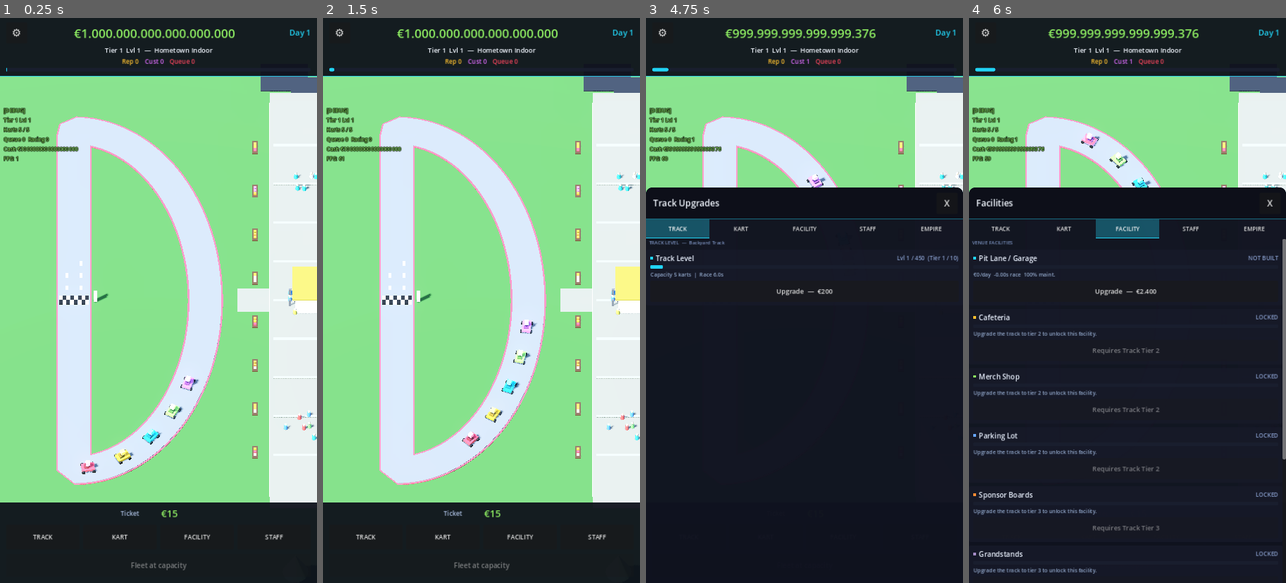
Above: before the commit, frames 1-4 (left to right).
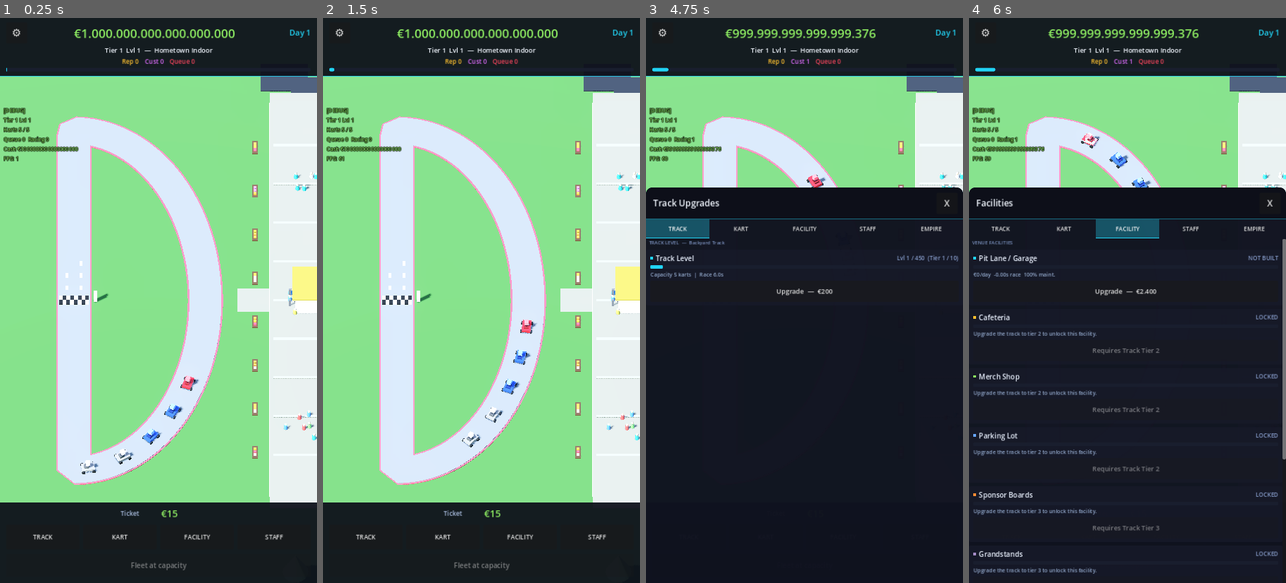
Above: after the commit, the same moments.

Repository: huubvreeker-create/Tycoon
Game: Godot game, scene res://scenes/main.tscn
Two runs of this game, one before a commit and one after it. Both use one fixed random seed, a clock stepped at 60 frames per second and the inputs below.
Inputs:
- Up to frame 1 (0.25 s): no input
- Up to frame 2 (1.5 s): click "⚙" at 0.5 s; click "TRACK" at 1.25 s
- Up to frame 3 (4.75 s): click "KART" at 2 s; click "FACILITY" at 2.75 s; click "STAFF" at 3.5 s; click "TRACK" at 4.25 s
- Up to frame 4 (6 s): click "KART" at 5 s; click "FACILITY" at 5.75 s

The runs differ from the first frame. In frame 1, 0.3% of the frame differs, in the area x 25-62%, y 63-81%; in frame 2, 0.3%; in frame 3, less than 0.1%; in frame 4, 0.2%.

Commit message:
F1-style team livery: shared 10-team palette across karts + garages
Replaced the generic kart palette and the placeholder garage colours
with a single SHARED team table living on Track. Ten livery slots,
two with split-colour accents:

  1.  Grey
  2.  Blue + Red accent
  3.  Red
  4.  Orange
  5.  Green
  6.  Light Blue
  7.  Navy + White accent
  8.  White
  9.  Royal Dark Blue
  10. Black

Karts pair up by team (karts 0+1 = team 0, karts 2+3 = team 1, ...
wrapping after 10), so every team in the paddock fields exactly two
identical liveries — same way real F1 teams field two cars under one
garage. At tier 10 (22 karts) team 0 picks up the two extras.

Garage doors now pull from the same Track.TEAM_PRIMARY_COLORS and
Track.TEAM_ACCENT_COLORS arrays, with a public team_has_accent()
helper. Split-livery teams get a horizontally split door (top half
primary, bottom half accent) for the Williams-style two-tone look;
solid teams keep a single-colour panel. Roof tags above each door
match the primary colour.

Teams 7 and 9 (both originally pure dark blue) re-coloured slightly
apart — team 7 is deep navy, team 9 is brighter royal blue — so
Williams and the second dark-blue team aren't visually identical.

https://claude.ai/code/session_01Sbv8ExRy1Fimm5caf9TfDv

Diff:
--- a/scripts/facility_visuals.gd
+++ b/scripts/facility_visuals.gd
@@ -25,20 +25,9 @@
 	Color(0.86, 0.42, 0.98),
 	Color(1.00, 0.55, 0.20),
 ]
-# Per-garage team colours so each pit bay has its own identity, like
-# a real F1 paddock with 10+ teams sharing one pit lane.
-const _GARAGE_TEAM_COLORS: Array[Color] = [
-	Color(0.96, 0.27, 0.36),  # red
-	Color(0.13, 0.45, 0.96),  # blue
-	Color(0.20, 0.85, 0.55),  # green
-	Color(0.99, 0.75, 0.18),  # yellow
-	Color(0.86, 0.42, 0.98),  # purple
-	Color(1.00, 0.55, 0.20),  # orange
-	Color(0.13, 0.83, 0.96),  # cyan
-	Color(0.95, 0.95, 0.95),  # white
-	Color(0.95, 0.30, 0.65),  # pink
-	Color(0.50, 0.30, 0.95),  # indigo
-]
+# Pit-bay team identities are sourced from Track.TEAM_PRIMARY_COLORS
+# at build time so the garage doors and the karts always wear the
+# same liveries.
 
 @export var track_path: NodePath
 
@@ -526,9 +515,14 @@
 		else:
 			bay_p = float(i) / float(bays - 1)
 		var bay_x: float = lerpf(garage_first_x, garage_last_x, bay_p)
-		# Each bay gets a different team colour for the door — looks
-		# like real F1 paddock with multiple teams sharing the pit lane.
-		var team_color: Color = _GARAGE_TEAM_COLORS[i % _GARAGE_TEAM_COLORS.size()]
+		# Pull the team's primary + optional accent from the shared
+		# track palette so the garage and the kart pair share livery.
+		var team_index: int = i % _track.TEAM_PRIMARY_COLORS.size()
+		var team_color: Color = _track.TEAM_PRIMARY_COLORS[team_index]
+		var has_accent: bool = _track.team_has_accent(team_index)
+		var accent_color: Color = (
+			_track.TEAM_ACCENT_COLORS[team_index] if has_accent else team_color
+		)
 		# Garage body — neutral dark grey so the team doors pop against it.
 		var garage := MeshInstance3D.new()
 		var gbm := BoxMesh.new()
@@ -541,21 +535,54 @@
 		garage.material_override = gmat
 		garage.position = Vector3(bay_x, bay_h * 0.5, garage_z)
 		parent.add_child(garage)
-		# Team-coloured door panel facing the pit lane (south face).
-		var door := MeshInstance3D.new()
-		var dbm2 := BoxMesh.new()
-		dbm2.size = Vector3(bay_w * 0.78, bay_h * 0.75, 0.06)
-		door.mesh = dbm2
-		var door_mat := StandardMaterial3D.new()
-		door_mat.albedo_color = team_color
-		door_mat.emission_enabled = true
-		door_mat.emission = team_color
-		door_mat.emission_energy_multiplier = 0.6
-		door.material_override = door_mat
-		door.position = Vector3(bay_x, bay_h * 0.4,
-			garage_z - bay_d * 0.5 - 0.04)
-		parent.add_child(door)
-		# Roof tag block in the same team colour above the door.
+		# Team-coloured door panel facing the pit lane (south face). For
+		# split-livery teams (Blue+Red, DarkBlue+White), draw the door
+		# as TOP HALF primary + BOTTOM HALF accent.
+		var door_z: float = garage_z - bay_d * 0.5 - 0.04
+		var door_full_w: float = bay_w * 0.78
+		var door_full_h: float = bay_h * 0.75
+		if has_accent:
+			# Top half = primary, bottom half = accent.
+			var door_top := MeshInstance3D.new()
+			var dbm_top := BoxMesh.new()
+			dbm_top.size = Vector3(door_full_w, door_full_h * 0.5, 0.06)
+			door_top.mesh = dbm_top
+			var dt_mat := StandardMaterial3D.new()
+			dt_mat.albedo_color = team_color
+			dt_mat.emission_enabled = true
+			dt_mat.emission = team_color
+			dt_mat.emission_energy_multiplier = 0.6
+			door_top.material_override = dt_mat
+			door_top.position = Vector3(bay_x,
+				bay_h * 0.4 + door_full_h * 0.25, door_z)
+			parent.add_child(door_top)
+			var door_bot := MeshInstance3D.new()
+			var dbm_bot := BoxMesh.new()
+			dbm_bot.size = Vector3(door_full_w, door_full_h * 0.5, 0.06)
+			door_bot.mesh = dbm_bot
+			var db_mat := StandardMaterial3D.new()
+			db_mat.albedo_color = accent_color
+			db_mat.emission_enabled = true
+			db_mat.emission = accent_color
+			db_mat.emission_energy_multiplier = 0.6
+			door_bot.material_override = db_mat
+			door_bot.position = Vector3(bay_x,
+				bay_h * 0.4 - door_full_h * 0.25, door_z)
+			parent.add_child(door_bot)
+		else:
+			var door := MeshInstance3D.new()
+			var dbm2 := BoxMesh.new()
+			dbm2.size = Vector3(door_full_w, door_full_h, 0.06)
+			door.mesh = dbm2
+			var door_mat := StandardMaterial3D.new()
+			door_mat.albedo_color = team_color
+			door_mat.emission_enabled = true
+			door_mat.emission = team_color
+			door_mat.emission_energy_multiplier = 0.6
+			door.material_override = door_mat
+			door.position = Vector3(bay_x, bay_h * 0.4, door_z)
+			parent.add_child(door)
+		# Roof tag block in the team's primary colour above the door.
 		_make_box(parent,
 			Vector3(bay_w * 0.7, 0.16, 0.18),
 			Vector3(bay_x, bay_h + 0.10,
--- a/scripts/track.gd
+++ b/scripts/track.gd
@@ -22,6 +22,43 @@
 @export var initial_kart_count: int = 5
 
 const KART_SCENE: PackedScene = preload("res://scenes/kart.tscn")
+
+# --- F1-style team palette --------------------------------------------------
+# Ten team livery slots, applied in pairs to karts (karts 0+1 share
+# team 0, karts 2+3 share team 1, etc.) and applied 1-per-bay to the
+# pit garage doors. Two of the teams have an accent colour for
+# split-livery doors / kart stripes.
+const TEAM_PRIMARY_COLORS: Array[Color] = [
+	Color(0.55, 0.55, 0.58),  # 1  Grey
+	Color(0.16, 0.28, 0.85),  # 2  Blue + Red accent
+	Color(0.92, 0.15, 0.20),  # 3  Red
+	Color(1.00, 0.55, 0.18),  # 4  Orange
+	Color(0.18, 0.62, 0.34),  # 5  Green
+	Color(0.40, 0.75, 0.95),  # 6  Light Blue
+	Color(0.06, 0.14, 0.42),  # 7  Navy + White accent (Williams-style)
+	Color(0.96, 0.97, 1.00),  # 8  White
+	Color(0.10, 0.25, 0.68),  # 9  Royal Dark Blue (distinct from #7)
+	Color(0.10, 0.10, 0.13),  # 10 Black
+]
+const TEAM_ACCENT_COLORS: Array[Color] = [
+	Color(0.0, 0.0, 0.0, 0.0),  # 1  no accent
+	Color(0.96, 0.20, 0.25),    # 2  red stripe
+	Color(0.0, 0.0, 0.0, 0.0),  # 3
+	Color(0.0, 0.0, 0.0, 0.0),  # 4
+	Color(0.0, 0.0, 0.0, 0.0),  # 5
+	Color(0.0, 0.0, 0.0, 0.0),  # 6
+	Color(0.95, 0.96, 0.98),    # 7  white stripe
+	Color(0.0, 0.0, 0.0, 0.0),  # 8
+	Color(0.0, 0.0, 0.0, 0.0),  # 9
+	Color(0.0, 0.0, 0.0, 0.0),  # 10
+]
+
+
+# Helper: alpha=0 marker means "no accent for this team".
+func team_has_accent(team_index: int) -> bool:
+	if team_index < 0 or team_index >= TEAM_ACCENT_COLORS.size():
+		return false
+	return TEAM_ACCENT_COLORS[team_index].a > 0.01
 
 # --- 10-tier progression -----------------------------------------------------
 # Each entry in TIER_LEVEL_CAPS is the cumulative track_level at which the
@@ -964,18 +1001,13 @@
 		kart.queue_free()
 		return
 	# 4. Configure colour + level BEFORE add_child so they're visible
-	#    in the kart's first _ready frame.
-	var palette := [
-		Color(0.96, 0.27, 0.36),
-		Color(0.99, 0.75, 0.18),
-		Color(0.13, 0.83, 0.96),
-		Color(0.55, 0.92, 0.38),
-		Color(0.86, 0.42, 0.98),
-		Color(1.00, 0.55, 0.20),
-		Color(0.40, 0.65, 1.00),
-		Color(0.95, 0.95, 0.95),
-	]
-	kart.kart_color = palette[karts.size() % palette.size()]
+	#    in the kart's first _ready frame. Karts are paired by team:
+	#    karts 0+1 share team 0, karts 2+3 share team 1, etc., wrapping
+	#    after 10 teams. Mirrors the F1 paddock model where every team
+	#    fields exactly two cars sharing one garage.
+	@warning_ignore("integer_division")
+	var team_index: int = (karts.size() / 2) % TEAM_PRIMARY_COLORS.size()
+	kart.kart_color = TEAM_PRIMARY_COLORS[team_index]
 	kart.set_level(kart_level)
 	# 5. Parent under the path (this triggers Kart._ready).
 	path.add_child(kart)
